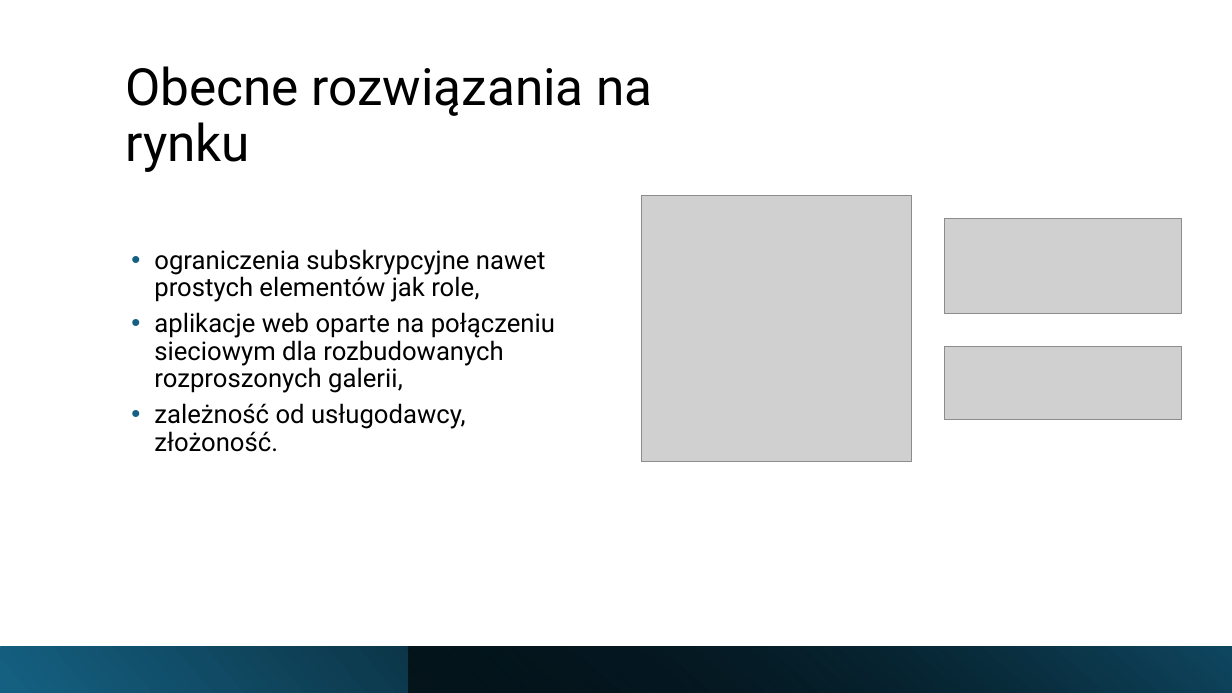
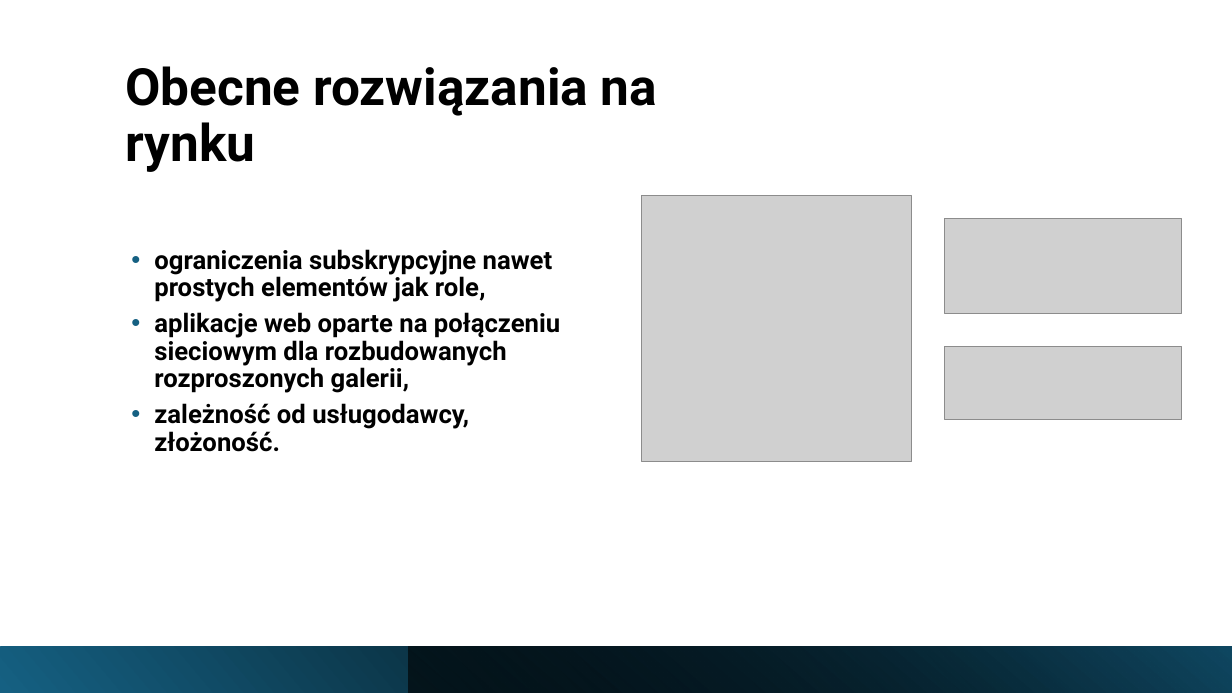
Before and after one commit to oliwiaglodek/MuzeumWPF, a slide deck: slide 7 of Prezentacja na obronę.pptx. Drawn at 1232x693 pixels with LibreOffice and Linux fonts; fonts in the diff are those of the drawing; grey boxes stand for pictures. Boxes give left, top, right and bottom in pixels: in the first picture for what was removed or moved away, otherwise in the second. Text is boxed around its words. In the diff, an @@ line names an element or a change of style, - is before the commit and + after.

```diff
--- a/Prezentacja na obronę.pptx
+++ b/Prezentacja na obronę.pptx
@@ title "Obecne rozwiązania na rynku" at (125,66,657,172): bold on @@
@@ text "ograniczenia subskrypcyjne nawet prostych elementów ..." at (154,249,560,452): bold on @@
```
Also in this commit, not shown: 20 other slides changed, 1 other file.
